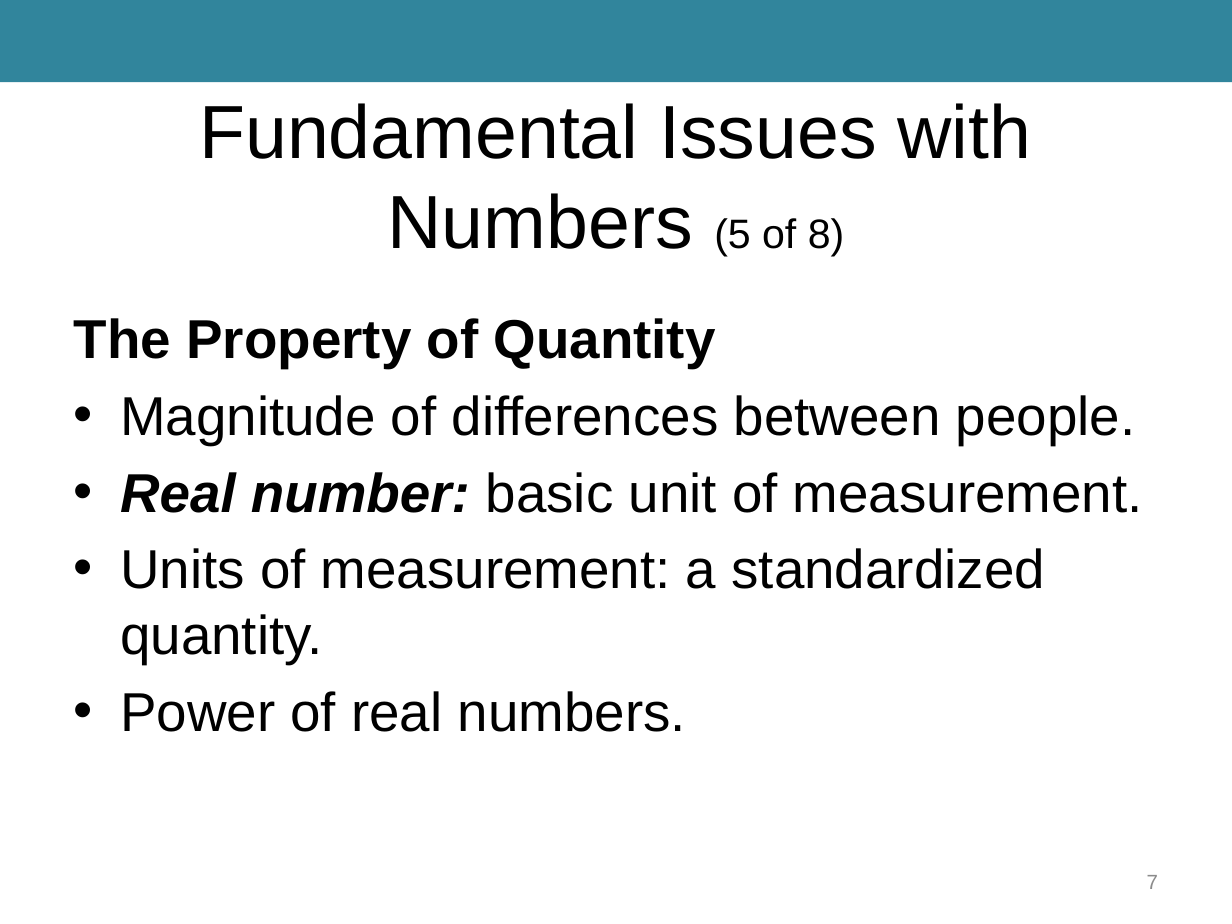
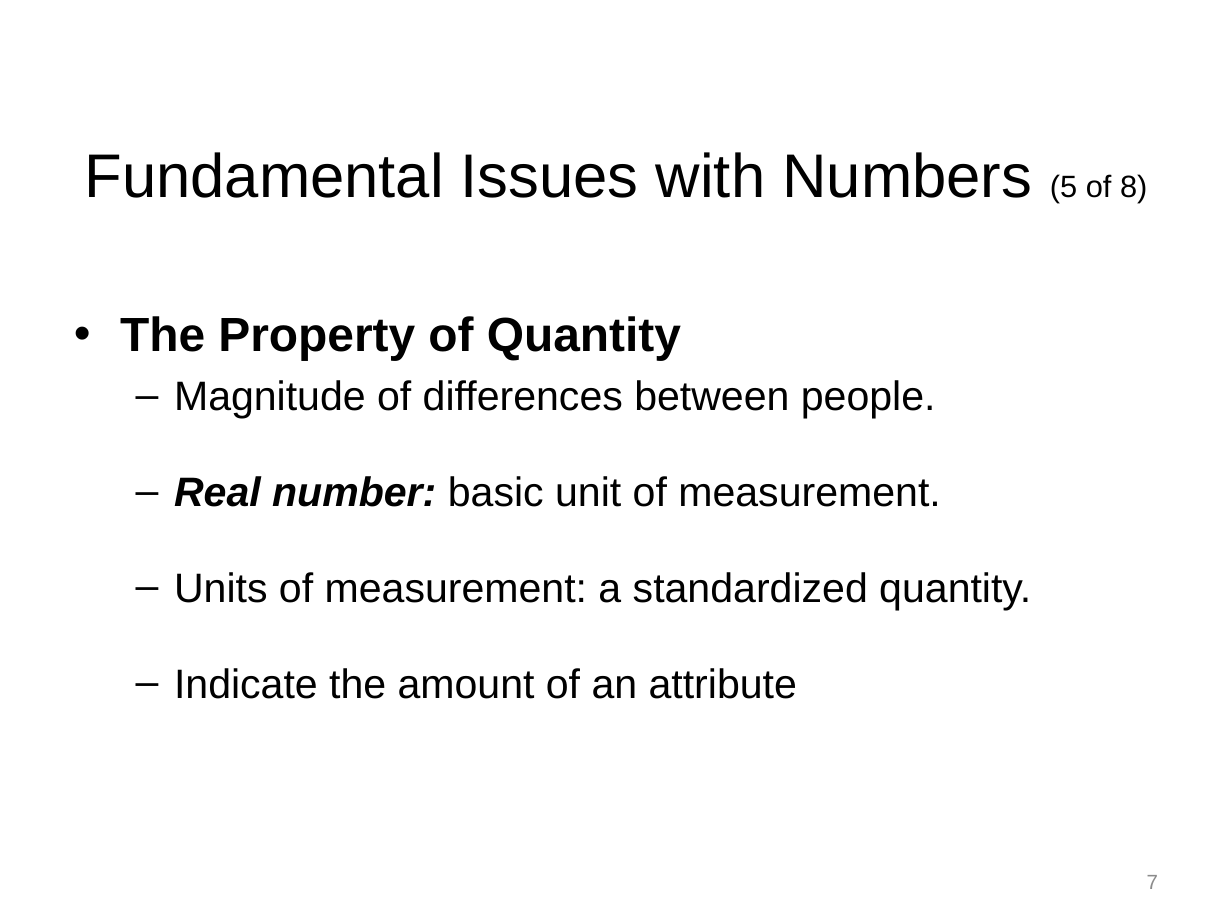
Before and after one commit to npm27/Teaching-Materials, a slide deck: slide 7 of Tests and Eval/Slides/2 Chapter 2.pptx. Drawn at 1232x924 pixels with LibreOffice and Linux fonts; fonts in the diff are those of the drawing. Boxes give left, top, right and bottom in pixels: in the first picture for what was removed or moved away, otherwise in the second. Text is boxed around its words. In the diff, an @@ line names an element or a change of style, - is before the commit and + after.

```diff
--- a/Tests and Eval/Slides/2 Chapter 2.pptx
+++ b/Tests and Eval/Slides/2 Chapter 2.pptx
@@ rectangle removed at <box>0,0,1232,83</box> @@
@@ title "Fundamental Issues with Numbers (5 ..." at <box>84,152,1147,203</box>: size 44 to 36 pt in "Fundamental Issues with Numbers"; size 24 to 18 pt in "(5 of 8)" @@
@@ text at <box>120,316,1031,610</box>: size 32 to 28 pt in "The Property of Quantity"; size 32 to 24 pt in "Magnitude of differences between people.", "Real number: basic unit of measurement.", "Units of measurement: a standardized quantity."; bullet none to •; bullet • to –; list level 1 to 2 in "Magnitude of differences between people."; list level 1 to 2 in "Real number: basic unit of ..."; list level 1 to 2 in "Units of measurement: a standardized ..." @@
@@ text at <box>174,668,797,699</box>: text changed; size 32 to 24 pt @@
-• Power of real numbers.
+  – Indicate the amount of an attribute
```
Also in this commit, not shown: 23 other slides changed, 9 other files.
